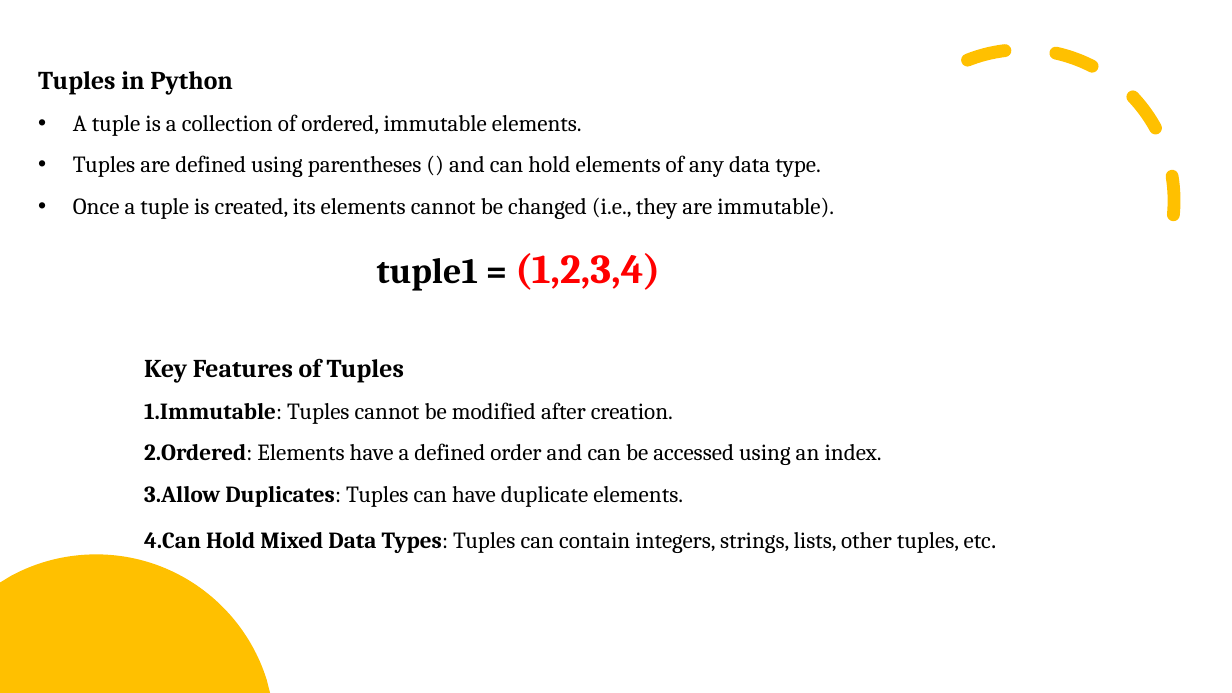
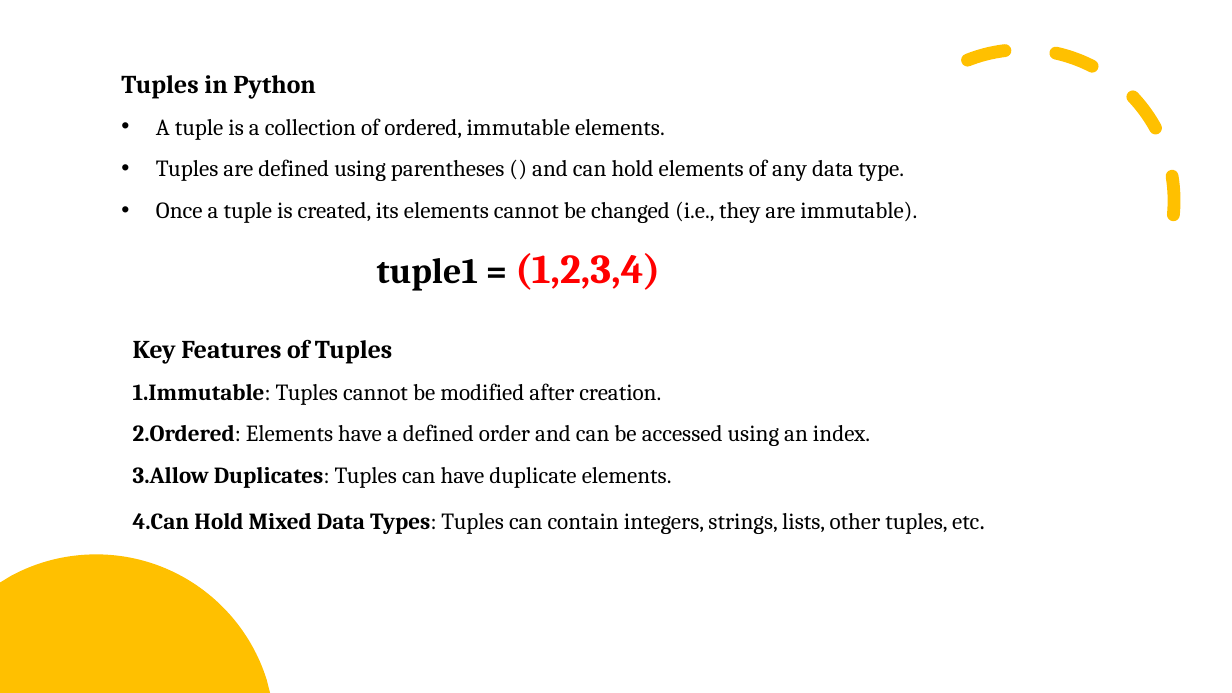
Before and after one commit to arrojuh/python_vishal, a slide deck: slide 59 of Learning_python.pptx (slide 57 before the commit). Drawn at 1232x693 pixels with LibreOffice and Linux fonts; fonts in the diff are those of the drawing. Boxes give left, top, right and bottom in pixels: in the first picture for what was removed or moved away, otherwise in the second. Text is boxed around its words. In the diff, an @@ line names an element or a change of style, - is before the commit and + after.

```diff
--- a/Learning_python.pptx
+++ b/Learning_python.pptx
@@ text "Tuples in Python": place and size @@
-text "Tuples in Python" at box(38, 71, 834, 219)
+text "Tuples in Python" at box(121, 75, 917, 223)
@@ text "Key Features of Tuples": place and size @@
-text "Key Features of Tuples" at box(144, 358, 991, 553)
+text "Key Features of Tuples" at box(133, 339, 979, 534)
```
Also in this commit, not shown: 4 other slides changed, 24 slides added, 6 slides removed.
